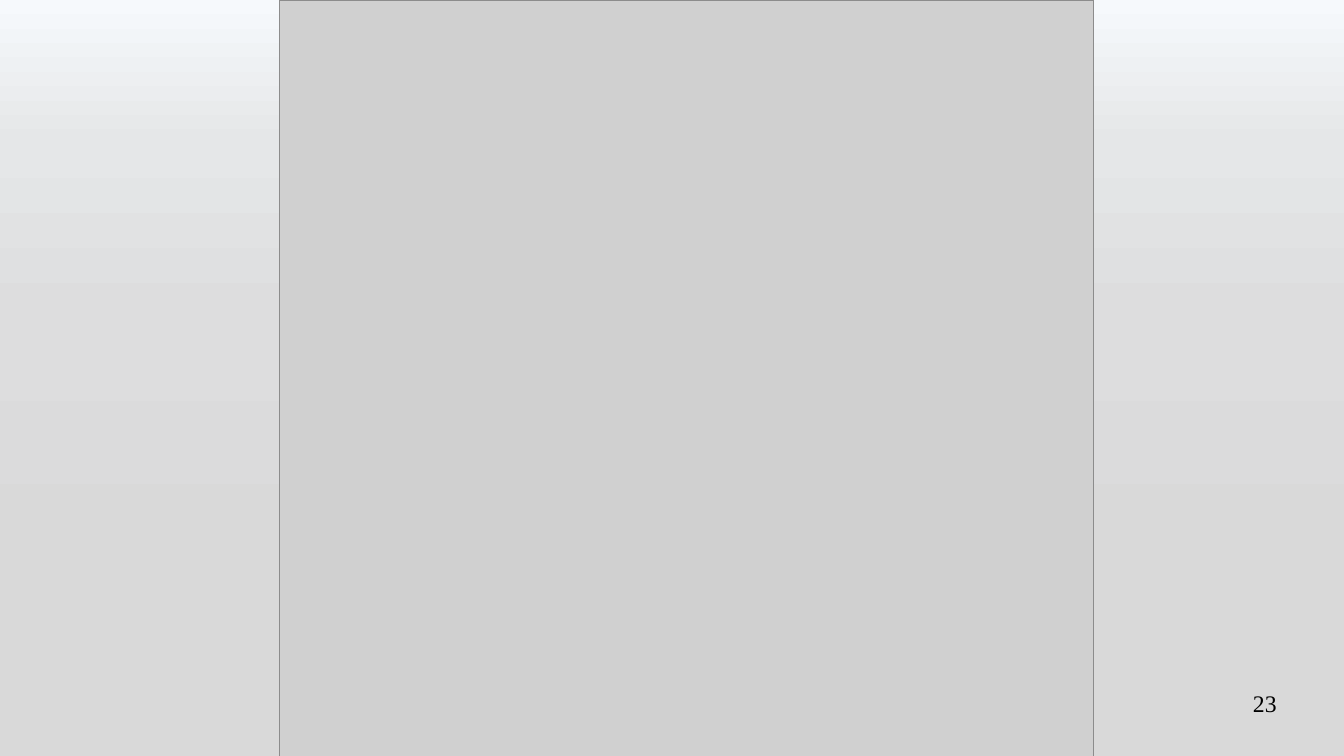
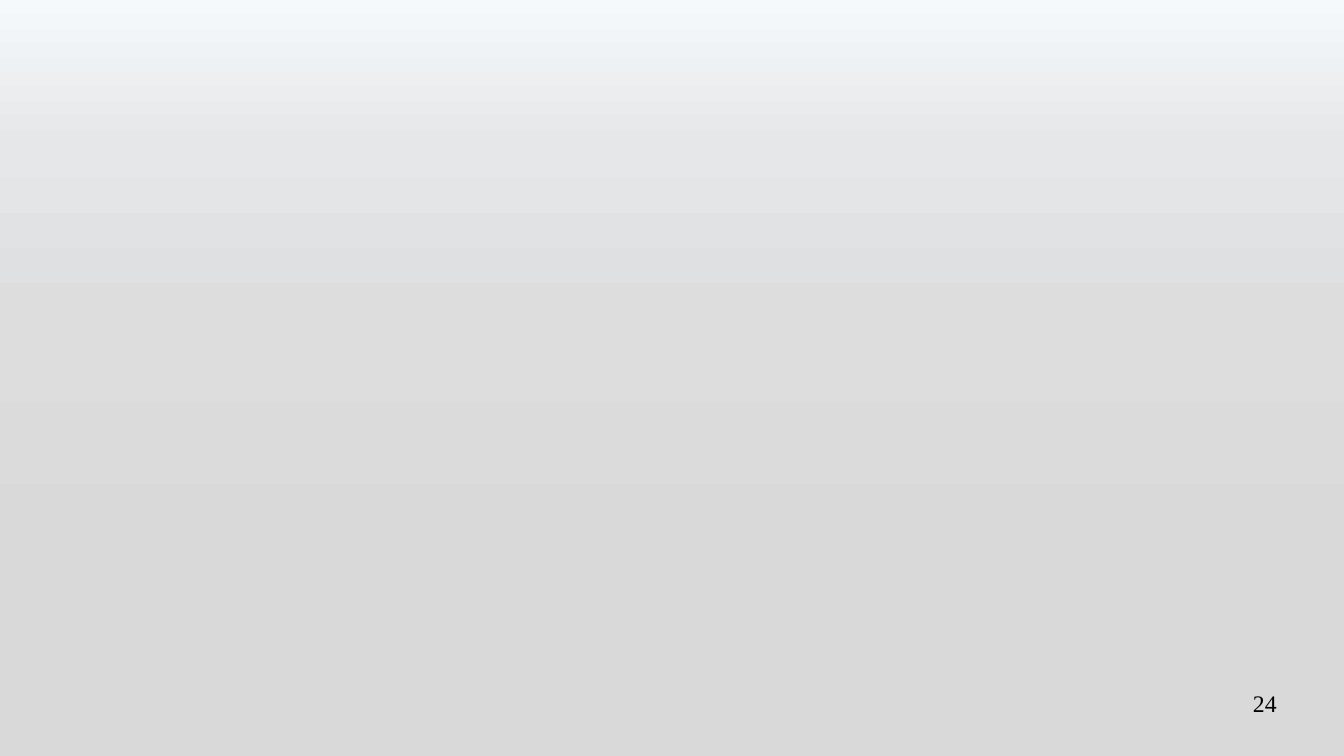
Before and after one commit to romain327/machine-turing, a slide deck: slide 24 of presentation/Presentation Machine de Turing.pptx (slide 23 before the commit). Drawn at 1344x756 pixels with LibreOffice and Linux fonts; fonts in the diff are those of the drawing; grey boxes stand for pictures; background and template pictures are left out. Boxes give left, top, right and bottom in pixels: in the first picture for what was removed or moved away, otherwise in the second. Text is boxed around its words. In the diff, an @@ line names an element or a change of style, - is before the commit and + after.

```diff
--- a/presentation/Presentation Machine de Turing.pptx
+++ b/presentation/Presentation Machine de Turing.pptx
@@ picture removed at [279,0,1094,756] @@
@@ page number at [1253,696,1277,712]: text changed @@
-23
+24
```
Also in this commit, not shown: 1 other slide changed, 1 slide added, 1 other file.
